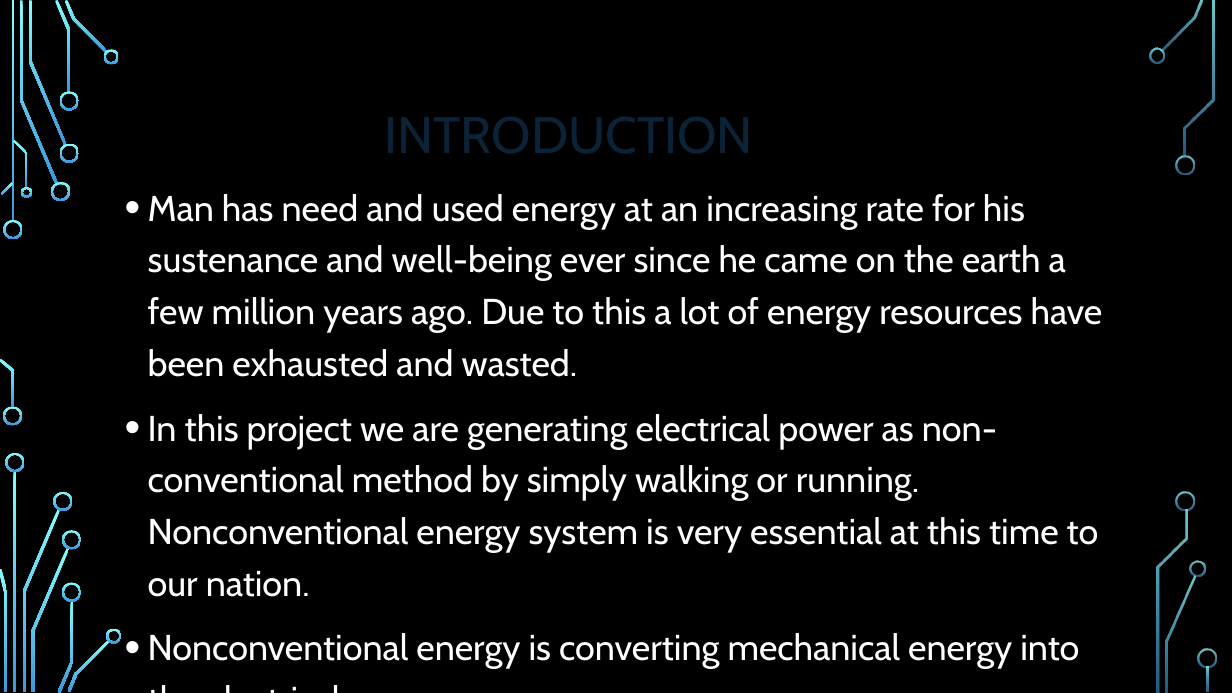
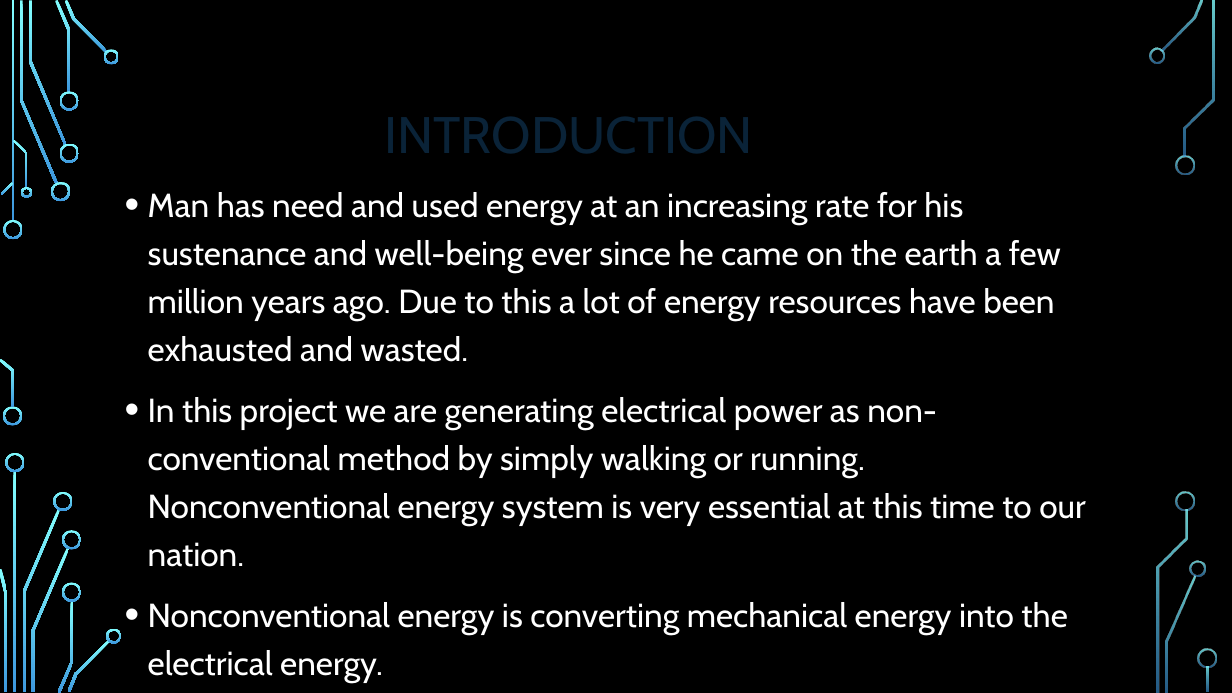
Before and after one commit to Abbashozefa/MINI-PROJECT-SEM1, a slide deck: slide 2 of mini project sem 1.pptx. Drawn at 1232x693 pixels with LibreOffice and Linux fonts; fonts in the diff are those of the drawing; background and template pictures are left out. Boxes give left, top, right and bottom in pixels: in the first picture for what was removed or moved away, otherwise in the second. Text is boxed around its words. In the diff, an @@ line names an element or a change of style, - is before the commit and + after.

```diff
--- a/mini project sem 1.pptx
+++ b/mini project sem 1.pptx
@@ text "Man has need and used ..." at [148,192,1086,684]: size 28 to 26 pt @@
```
Also in this commit, not shown: 1 other slide changed.
